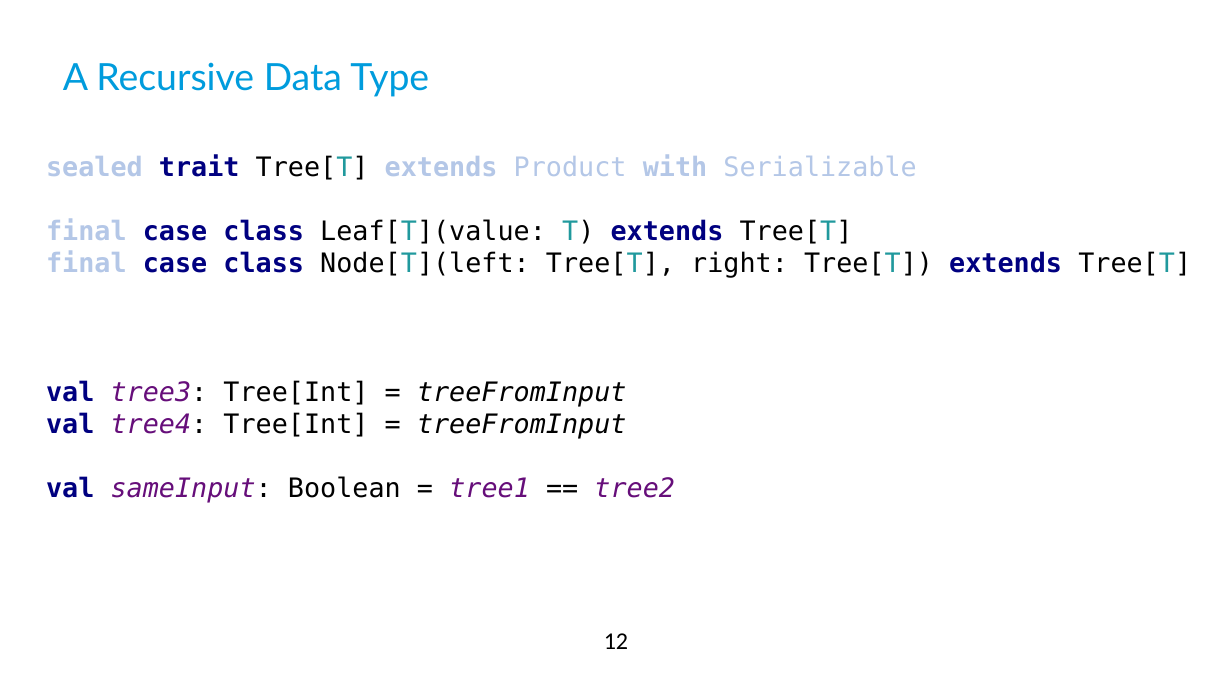
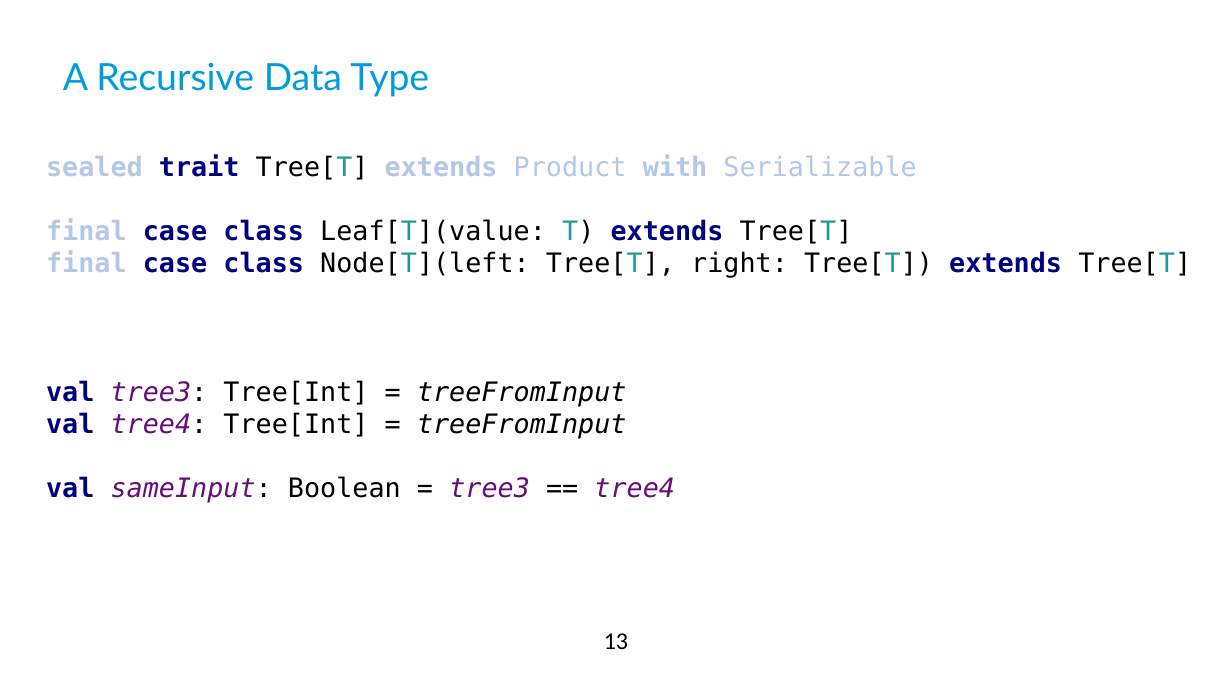
Before and after one commit to qqupp/continuations-playground, a slide deck: slide 13 of docs/diy-continuations.pptx (slide 12 before the commit). Drawn at 1232x693 pixels with LibreOffice and Linux fonts; fonts in the diff are those of the drawing; background and template pictures are left out. Boxes give left, top, right and bottom in pixels: in the first picture for what was removed or moved away, otherwise in the second. Text is boxed around its words. In the diff, an @@ line names an element or a change of style, - is before the commit and + after.

Commit message:
Wip presentation, minor fixes

```diff
--- a/docs/diy-continuations.pptx
+++ b/docs/diy-continuations.pptx
@@ text at [46,380,675,503]: text changed @@
-val tree3: Tree[Int] = treeFromInput
-val tree4: Tree[Int] = treeFromInput
-val sameInput: Boolean = tree1 == tree2
+val tree3: Tree[Int] = treeFromInput
+val tree4: Tree[Int] = treeFromInput
+val sameInput: Boolean = tree3 == tree4
@@ page number at [604,633,628,649]: text changed @@
-12
+13
```
Also in this commit, not shown: 2 other slides changed, 18 slides added, 1 slide removed, 2 other files.
